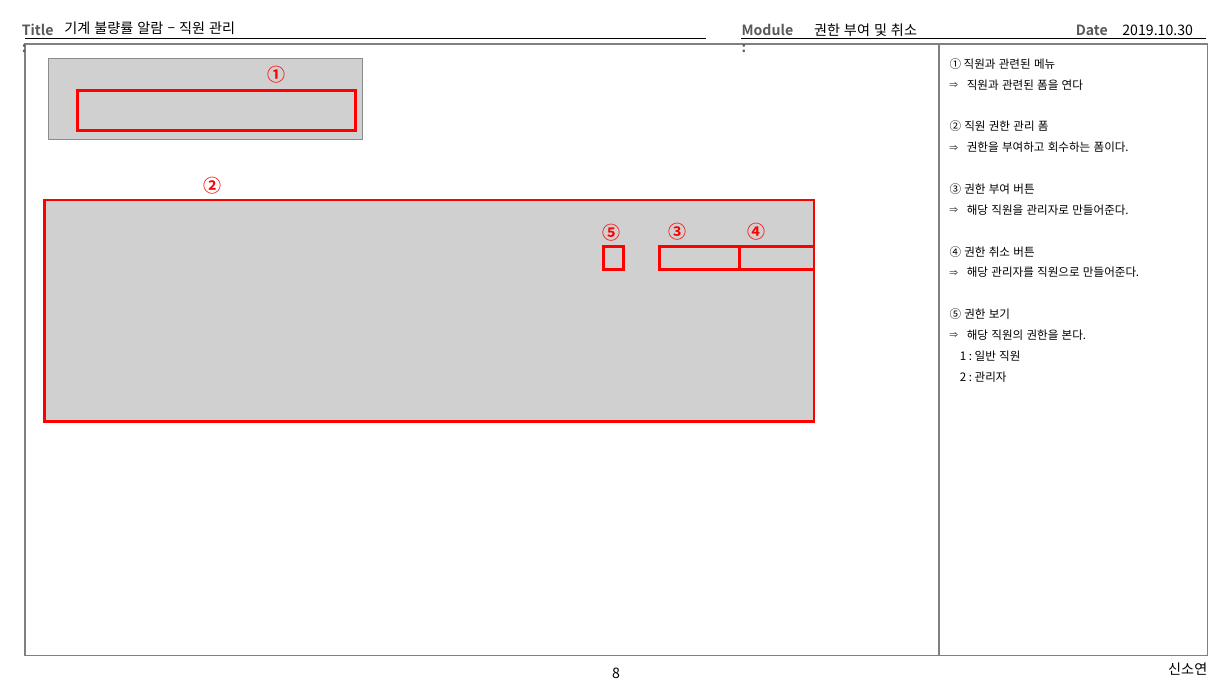
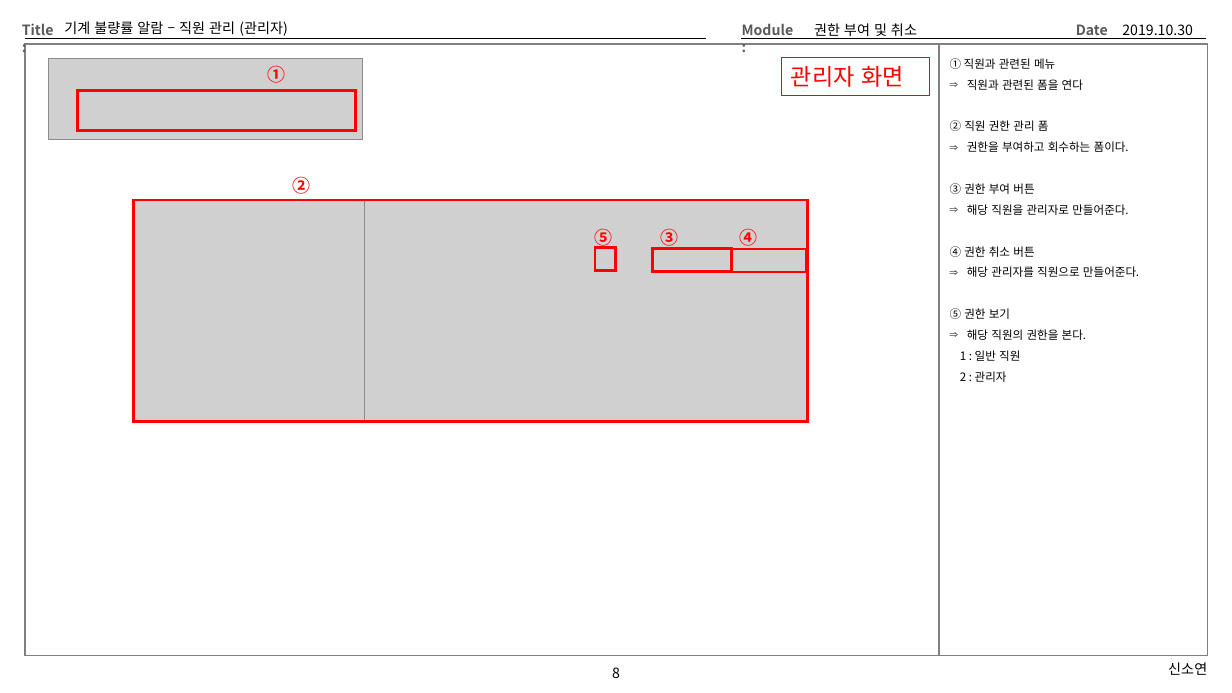
Before and after one commit to Cliedy-s/AIclass, a slide deck: slide 8 of project/03_화면설계/화면설계.pptx. Drawn at 1232x693 pixels with LibreOffice and Linux fonts; fonts in the diff are those of the drawing; grey boxes stand for pictures. Boxes give left, top, right and bottom in pixels: in the first picture for what was removed or moved away, otherwise in the second. Text is boxed around its words. In the diff, an @@ line names an element or a change of style, - is before the commit and + after.

```diff
--- a/project/03_화면설계/화면설계.pptx
+++ b/project/03_화면설계/화면설계.pptx
@@ title at <box>64,21,288,36</box>: text changed @@
-기계 불량률 알람 – 직원 관리
+기계 불량률 알람 – 직원 관리 (관리자)
@@ rectangle added at <box>782,58,930,95</box>, fill #FFFFFF, outline #FF0000 0.75 pt, 18 pt, text #FF0000 @@
+관리자 화면
@@ text "②": place and size @@
-text "②" at <box>204,176,222,194</box>
+text "②" at <box>293,176,311,194</box>
@@ picture: place and size @@
-picture at <box>45,201,814,422</box>
+picture at <box>134,201,373,422</box>
@@ rectangle: place and size @@
-rectangle at <box>45,200,814,421</box>
+rectangle at <box>134,200,808,421</box>
@@ picture added at <box>364,201,807,422</box> @@
@@ text "⑤": place and size @@
-text "⑤" at <box>603,223,621,241</box>
+text "⑤" at <box>595,228,613,249</box>
@@ text "③": place and size @@
-text "③" at <box>669,222,687,240</box>
+text "③" at <box>661,228,679,249</box>
@@ text "④": place and size @@
-text "④" at <box>748,222,766,240</box>
+text "④" at <box>740,228,758,249</box>
@@ rectangle: place and size @@
-rectangle at <box>604,247,624,270</box>
+rectangle at <box>595,248,616,271</box>
@@ rectangle: place and size @@
-rectangle at <box>660,247,739,270</box>
+rectangle at <box>653,249,732,272</box>
@@ rectangle: place and size @@
-rectangle at <box>739,247,814,270</box>
+rectangle at <box>732,250,807,273</box>
```
Also in this commit, not shown: 10 other slides changed, 1 slide added, 45 other files.
